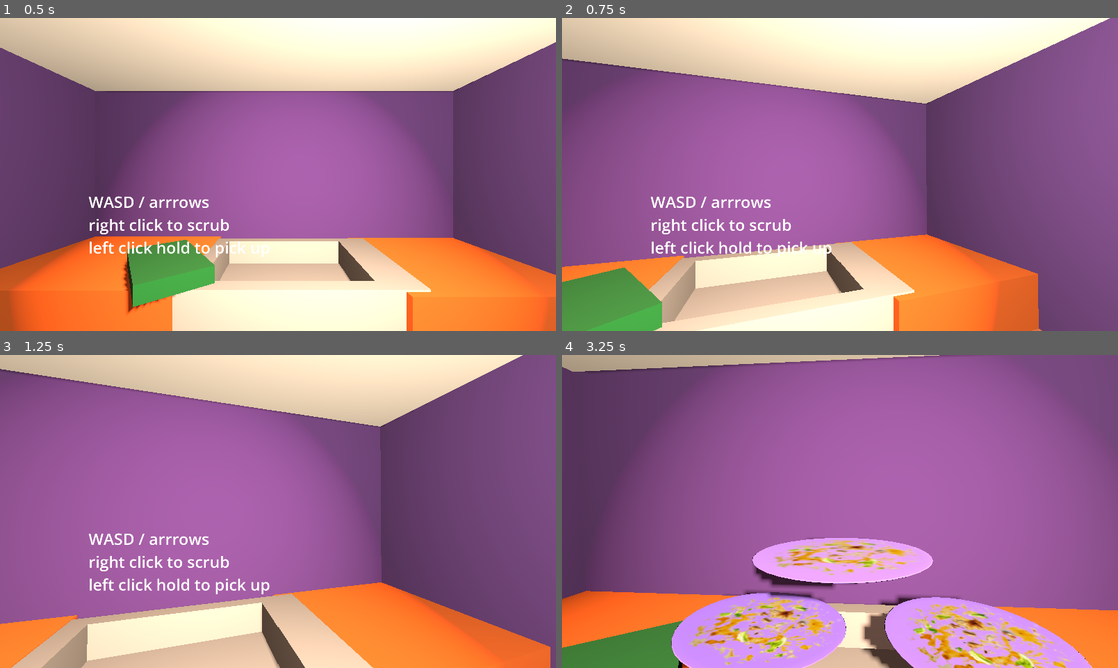
Above: before the commit, frames 1-4 (two rows, left to right).
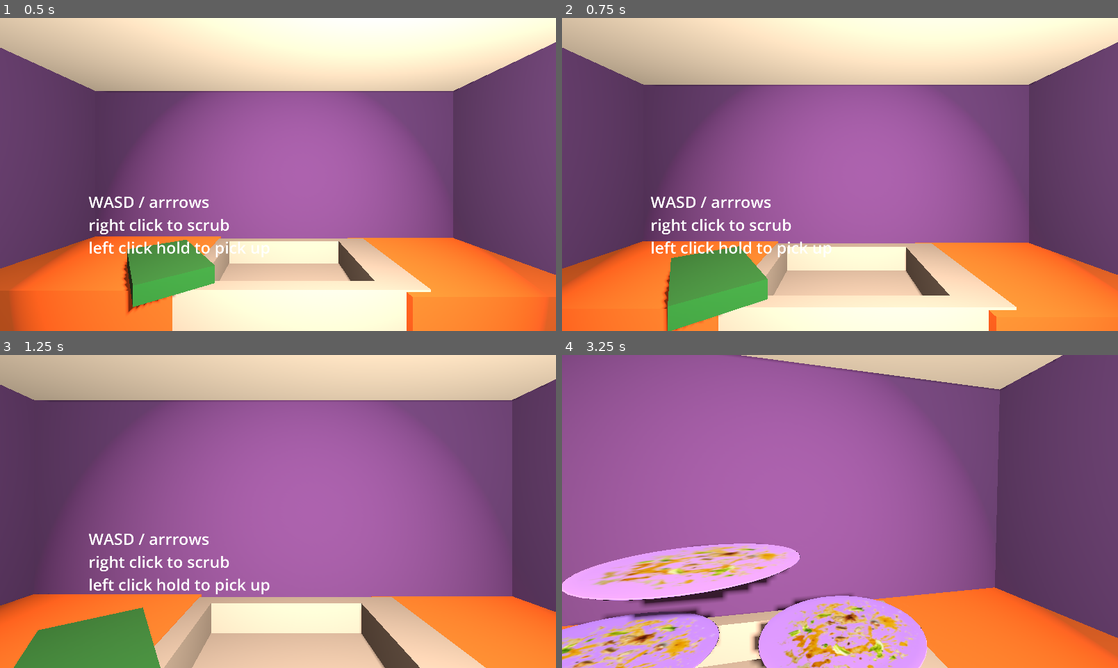
Above: after the commit, the same moments.

Repository: AKM372/STAR-Scholars-Project-2026
Game: Godot game, scene res://world.tscn
Two runs of this game, one before a commit and one after it. Both use one fixed random seed, a clock stepped at 60 frames per second and the inputs below. Sound files missing from this copy of the repository are replaced by a short silence.
Inputs (mouse positions are in pixels of both pictures, inside the frame that each line leads up to):
- Up to frame 1 (0.5 s): no input
- Up to frame 2 (0.75 s): tap Enter at 0.5 s; move the mouse to (867, 174) at 0.52 s; hold Up (forward) from 0.53 s (still down); hold T (testing) from 0.53 s (still down)
- Up to frame 3 (1.25 s): keep holding Up (forward); keep holding T (testing)
- Up to frame 4 (3.25 s): keep holding Up (forward); tap Enter at 1.25, 2, 2.75 s; move the mouse to (812, 511) at 1.27 s; release T (testing) at 1.28 s; click (812, 511) at 1.35 s; tap T (testing) at 1.55, 2.3, 2.85 s; move the mouse to (851, 505) at 2.02 s; hold Right mouse button (scrub) 2.03-2.78 s; move the mouse to (834, 517) at 2.77 s

Frame 1 is identical in both runs. In frame 2, 60% of the frame differs, in the area x 0-100%, y 0-100%; in frame 3, 61%; in frame 4, 73%.

Commit message:
Click to start
Mouse wasn't working for pov in godot. Now the mouse is captured on first click instead of in ready.

Diff:
--- a/door.gd
+++ b/door.gd
@@ -8,5 +8,6 @@
 	await get_tree().create_timer(300).timeout
 	door_mesh.visible = false
 
-func _process(delta: float) -> void:
+func _process(_delta: float) -> void:
 	pass
+"volume_db"
--- a/player.gd
+++ b/player.gd
@@ -52,7 +52,6 @@
 
 func _ready() -> void:
 	add_to_group("player")
-	Input.mouse_mode = Input.MOUSE_MODE_CAPTURED
 
 func _process(delta):
 	# selection raycast
@@ -87,15 +86,20 @@
 
 func _input(event: InputEvent) -> void:
 	#looking around
-	if event is InputEventMouseMotion:
+	if event is InputEventMouseMotion and Input.mouse_mode == Input.MOUSE_MODE_CAPTURED:
 		rotate_y(-event.relative.x * mouse_sensitivity)
 		head.rotate_x(-event.relative.y * mouse_sensitivity)
 		head.rotation.x = clamp(head.rotation.x, deg_to_rad(-65), deg_to_rad(65))
 		mouse_delta_accum += event.relative
 
-	#releases mouse for testing purposes
+	#releases mouse
 	if event.is_action_pressed("cancel"):
 		Input.mouse_mode = Input.MOUSE_MODE_VISIBLE
+
+	if event is InputEventMouseButton and event.pressed:
+		if Input.mouse_mode != Input.MOUSE_MODE_CAPTURED:
+			Input.mouse_mode = Input.MOUSE_MODE_CAPTURED
+			return
 
 	#makes the pick up action happen?
 	if event.is_action_pressed('interact'):
Not shown, changed: export_presets.cfg
